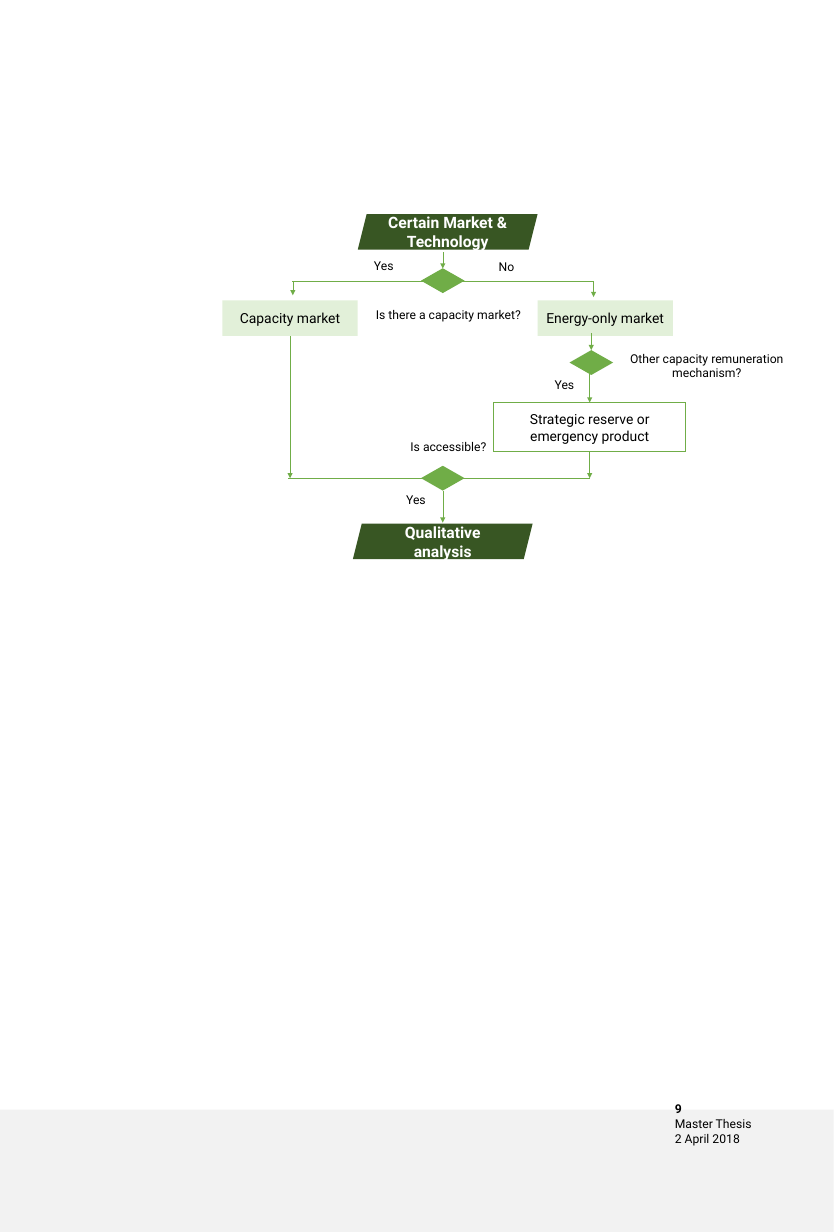
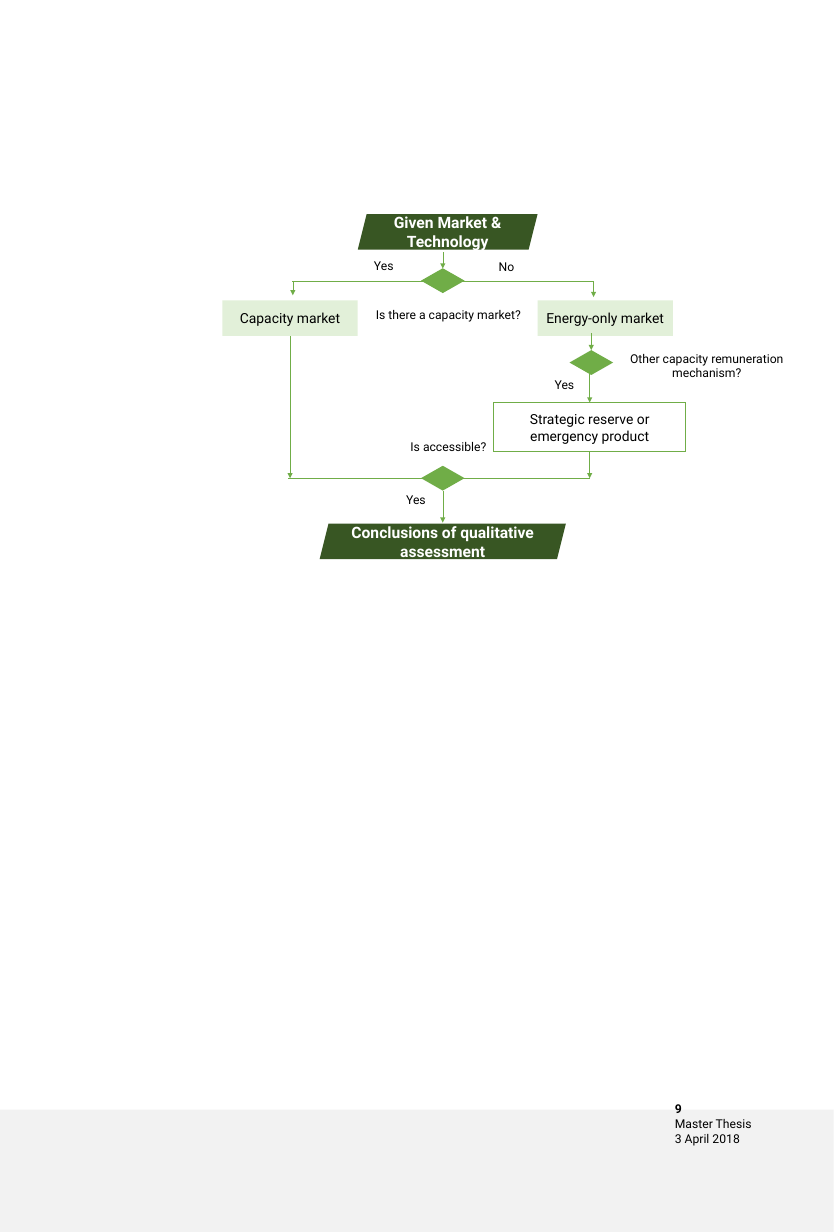
Before and after one commit to fxleos/FXLeibility, a slide deck: slide 9 of WriteUp/Figures/MarketIllustrations.pptx. Drawn at 834x1232 pixels with LibreOffice and Linux fonts; fonts in the diff are those of the drawing; background and template pictures are left out. Boxes give left, top, right and bottom in pixels: in the first picture for what was removed or moved away, otherwise in the second. Text is boxed around its words. In the diff, an @@ line names an element or a change of style, - is before the commit and + after.

```diff
--- a/WriteUp/Figures/MarketIllustrations.pptx
+++ b/WriteUp/Figures/MarketIllustrations.pptx
@@ text in parallelogram at (394,216,489,252): text changed @@
-Certain Market & Technology
+Given Market & Technology
@@ parallelogram "Conclusions of qualitative assessment": place and size @@
-parallelogram "Conclusions of qualitative assessment" at (353,524,532,559)
+parallelogram "Conclusions of qualitative assessment" at (320,524,566,559)
@@ text in parallelogram at (351,526,534,562): text changed @@
-Qualitative analysis
+Conclusions of qualitative assessment
@@ text at (675,1134,739,1146): text changed @@
-2 April 2018
+3 April 2018
```
Also in this commit, not shown: 3 other slides changed, 30 other files.
